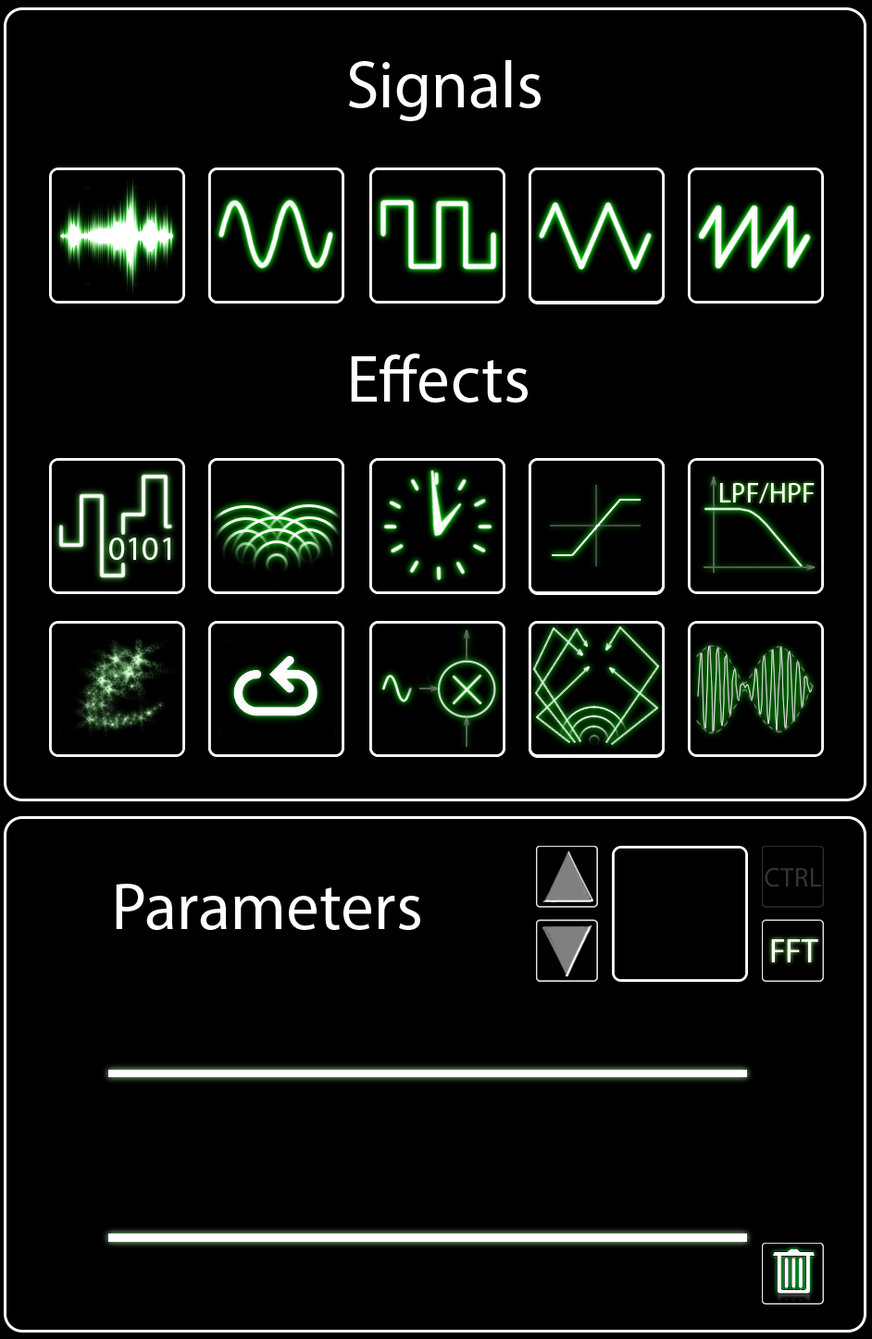
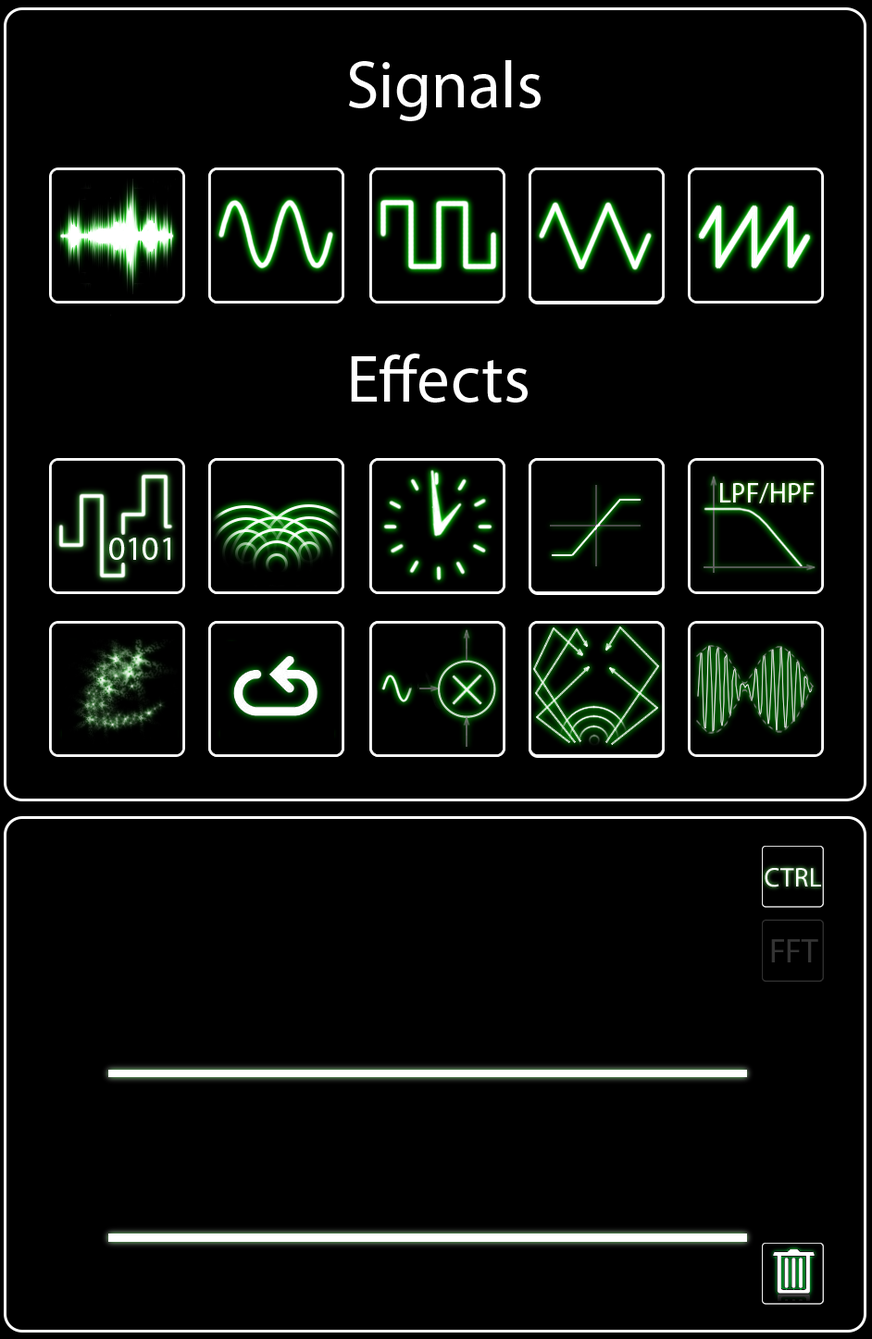
Comparing the layer stacks of the two 872×1339 images. Changes:
showed "Layer 3", painted on it over 115, 845, 748, 983
hid "CTRL pressed" over 759, 845, 824, 983
showed "FFT pressed" over 759, 845, 825, 983
